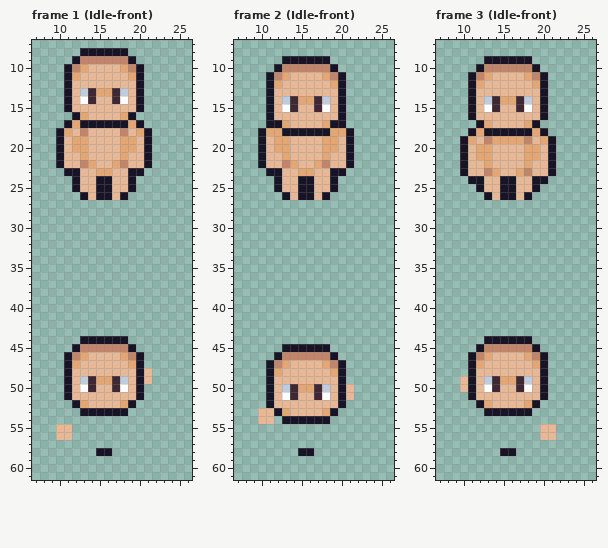
Pixel-art file: assets/sprites/player/Player.aseprite. That is the earlier state.
32x64 pixels, 20 frames. Shown: frame 1 (Idle-front): x 7..26, y 7..61; frame 2 (Idle-front): x 7..26, y 7..61; frame 3 (Idle-front): x 7..26, y 7..61. The commit also changed other frames, which this record leaves out.
The result:
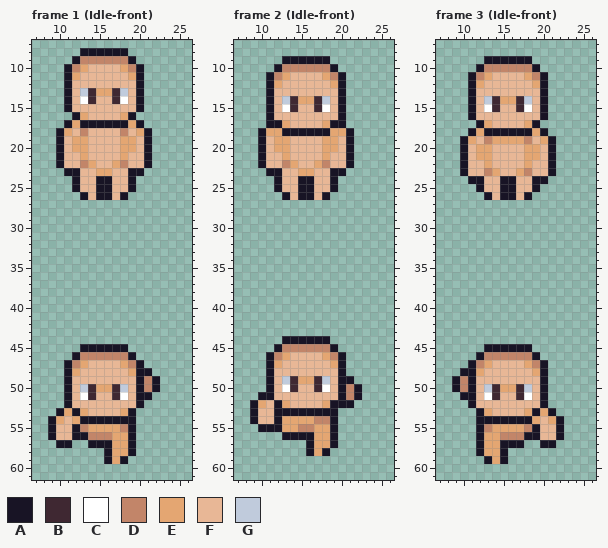
Palette (. is transparent): A #181425  B #3f2832  C #ffffff  D #c28569  E #e4a672  F #e8b796  G #c0cbdc
From old to new:
Changed rows in their new state; - is an unchanged pixel.
Frame 1 (Idle-front), layers "head", "arms", "feet":
first column x 9:
44 ----......----
45 ---.AAAAAA.---
46 --.ADDDDDDA.--
47 ---DE----ED---
48 ---E------E-A-
49 ----FFFFFF--DA
50 ----G-EE-G--DA
51 ----CB--BC--A-
52 --AFF----FFA--
53 -AEAEFFFFEA---
54 AEFEAAAAAAA---
55 A--ADEEEEDA---
56 A--AADDDEEA---
57 -AA--AAAEEA---
58 ------.-EEA---
59 -------AEA----
Frame 2 (Idle-front), layers "head", "arms", "feet":
first column x 9:
44 ----AAAAAA----
45 ---ADDDDDDA---
46 --ADEFFFFEDA--
47 ---EF----FE---
48 ---F------F---
49 ----GBEEBG--A-
50 ----C-FF-C--DA
51 -A--FF--FF--DA
52 AEFAE----EA-A-
53 A---AAAAAA----
54 A--AEEEEDDA---
55 -AAAEEDDEEA---
56 ----AAAAEEA---
57 -------AEEA---
58 ------.-EA----
Frame 3 (Idle-front), layers "head", "arms", "feet":
first column x 9:
44 ----......----
45 ---.AAAAAA.---
46 --.ADDDDDDA.--
47 ---DE----ED---
48 -A-E------E---
49 AD--FFFFFF----
50 AD--G-EE-G----
51 -A--CB--BC----
52 --AFF----FFA--
53 ---AEFFFFEAEA-
54 ---AAAAAAAEFEA
55 ---ADEEEEDA--A
56 ---AEEDDDAA--A
57 ---AEEAAA--AA-
58 ---AEE-.------
59 ----AEA-------
